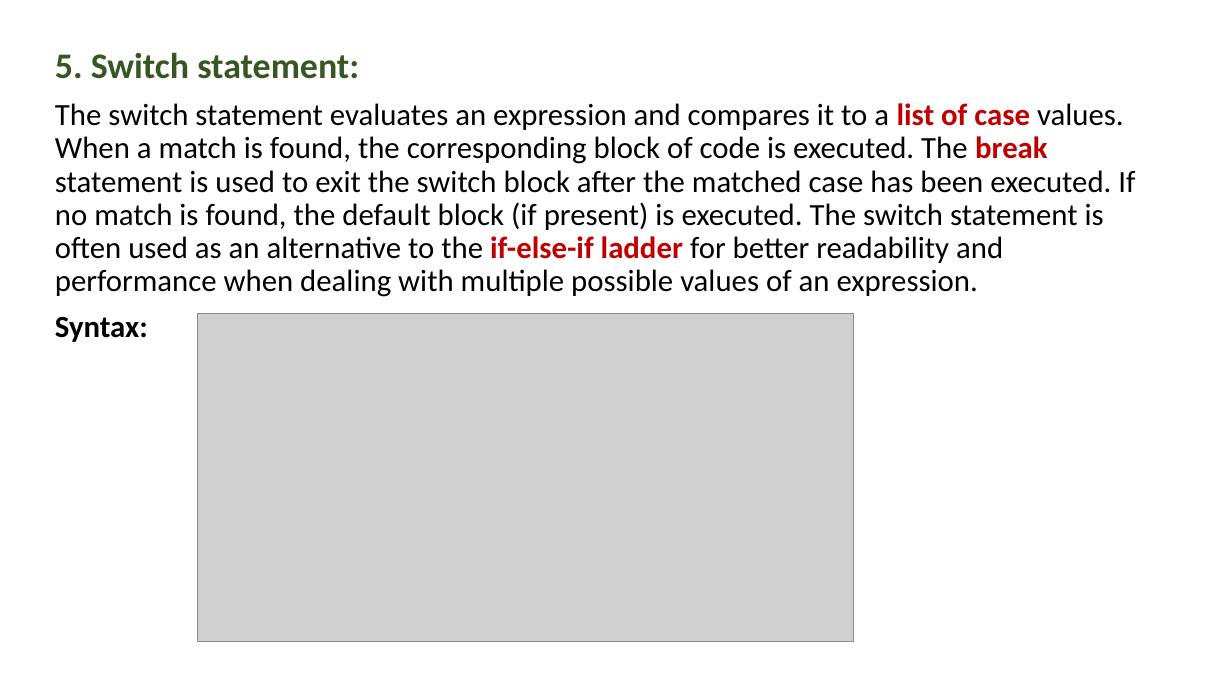
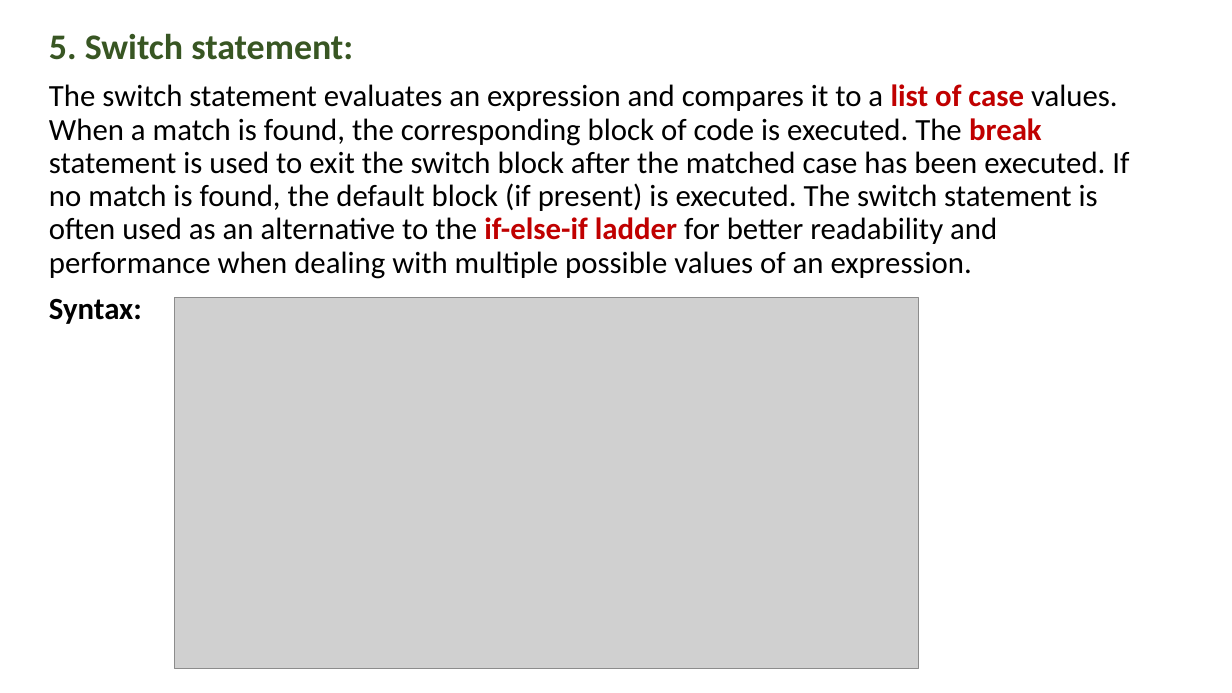
Before and after one commit to PRAMOD-VISHNU-NAIK/MCA-2nd-Sem-Shridevi-College, a slide deck: slide 68 of Theory Class-Notes/Java MCA-2.pptx (slide 61 before the commit). Drawn at 1232x693 pixels with LibreOffice and Linux fonts; fonts in the diff are those of the drawing; grey boxes stand for pictures. Boxes give left, top, right and bottom in pixels: in the first picture for what was removed or moved away, otherwise in the second. Text is boxed around its words. In the diff, an @@ line names an element or a change of style, - is before the commit and + after.

```diff
--- a/Theory Class-Notes/Java MCA-2.pptx
+++ b/Theory Class-Notes/Java MCA-2.pptx
@@ text "5. Switch statement:": place and size @@
-text "5. Switch statement:" at <box>55,52,1135,342</box>
+text "5. Switch statement:" at <box>49,33,1129,324</box>
@@ picture: place and size @@
-picture at <box>198,313,854,641</box>
+picture at <box>175,298,919,669</box>
```
Also in this commit, not shown: 4 other slides changed, 10 slides added, 4 slides removed.
